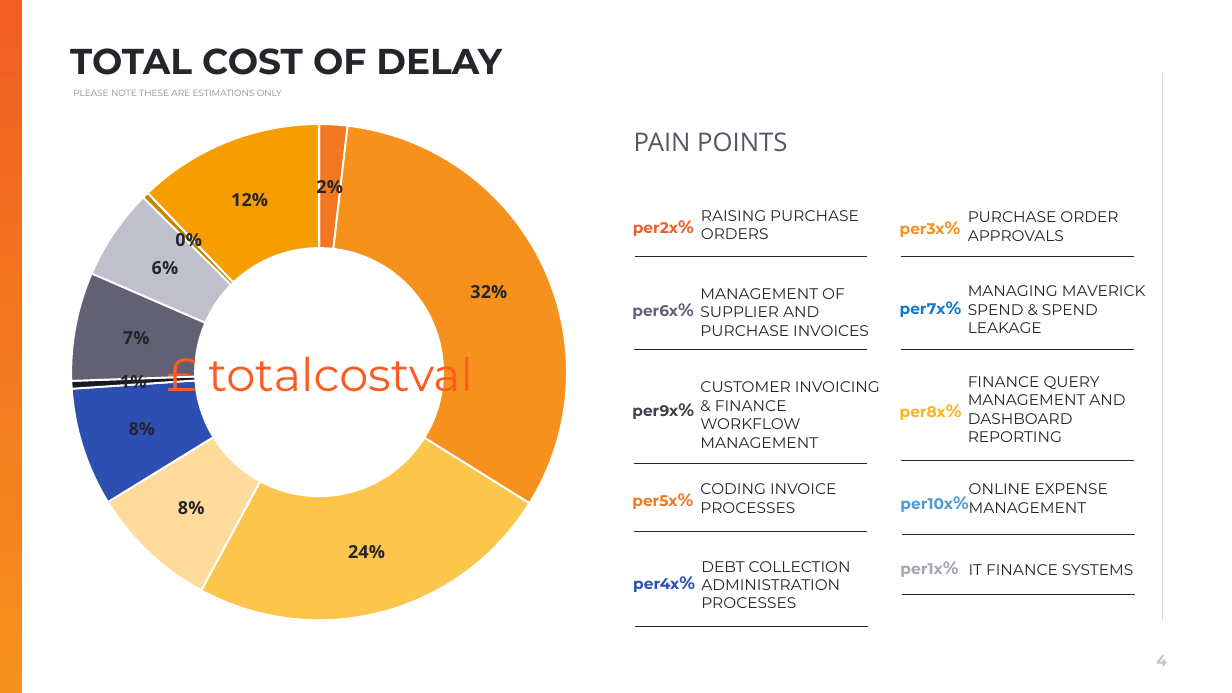
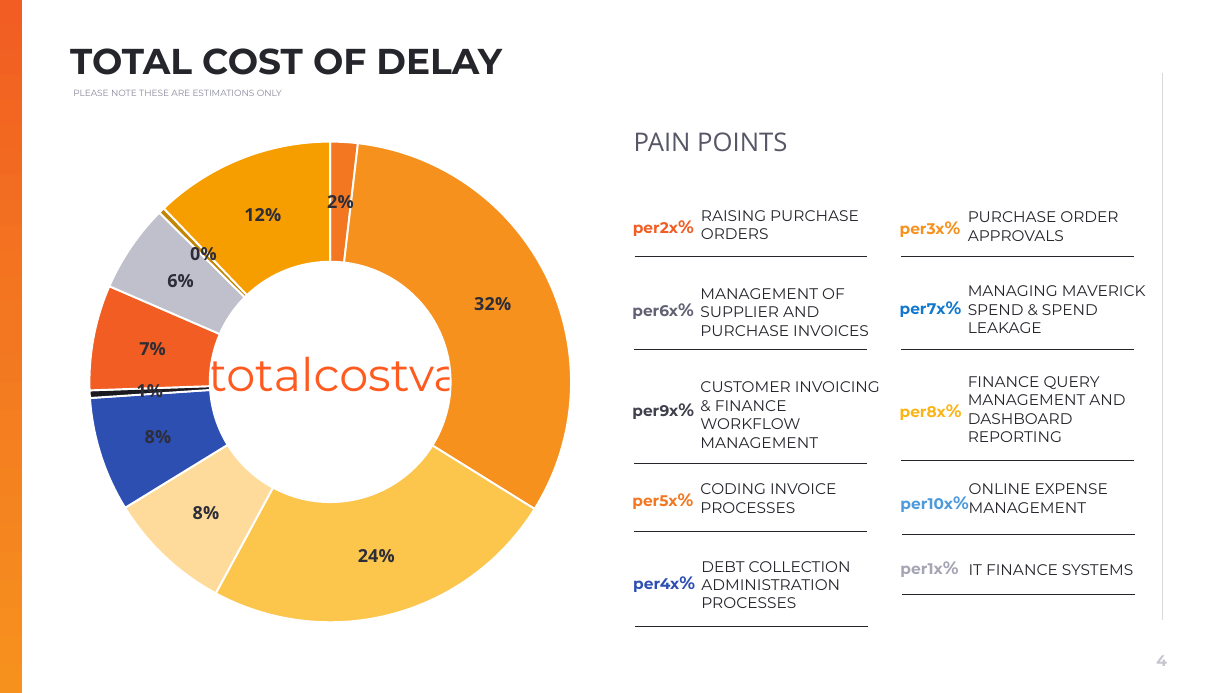
Before and after one commit to muratozdemirpiblo/ppt-api, a slide deck: slide 4 of sales.pptx. Drawn at 1232x693 pixels with LibreOffice and Linux fonts; fonts in the diff are those of the drawing; background and template pictures are left out. Boxes give left, top, right and bottom in pixels: in the first picture for what was removed or moved away, otherwise in the second. Text is boxed around its words. In the diff, an @@ line names an element or a change of style, - is before the commit and + after.

```diff
--- a/sales.pptx
+++ b/sales.pptx
@@ doughnut chart at <box>70,140,574,635</box> @@
@@ data labels of Series 1 changed @@
@@ colours of single points changed @@
@@ plot area changed @@
@@ doughnut chart: place and size @@
-doughnut chart at <box>70,88,577,648</box>
+doughnut chart at <box>70,140,574,635</box>
```
Also in this commit, not shown: 3 other files.
